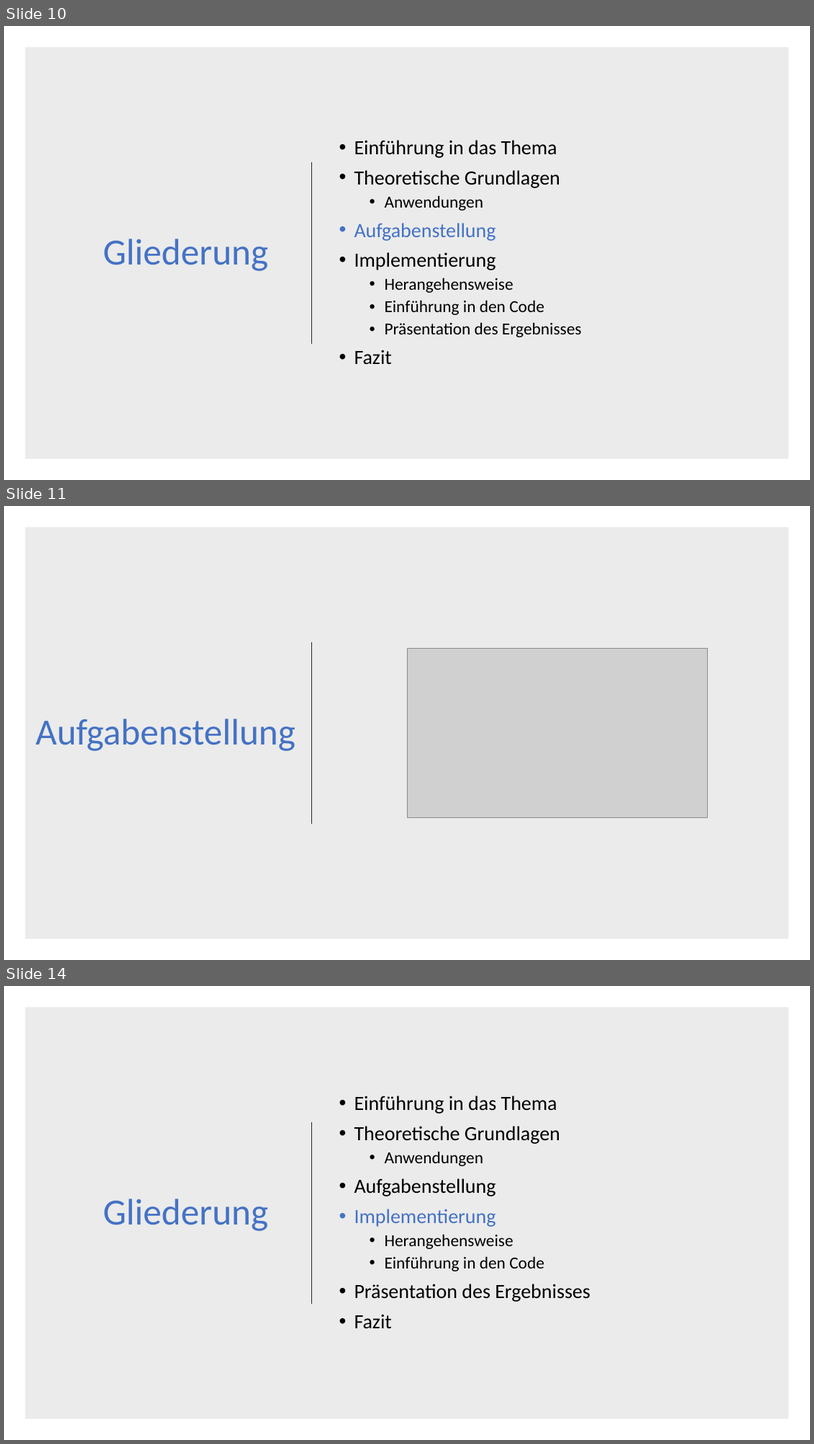
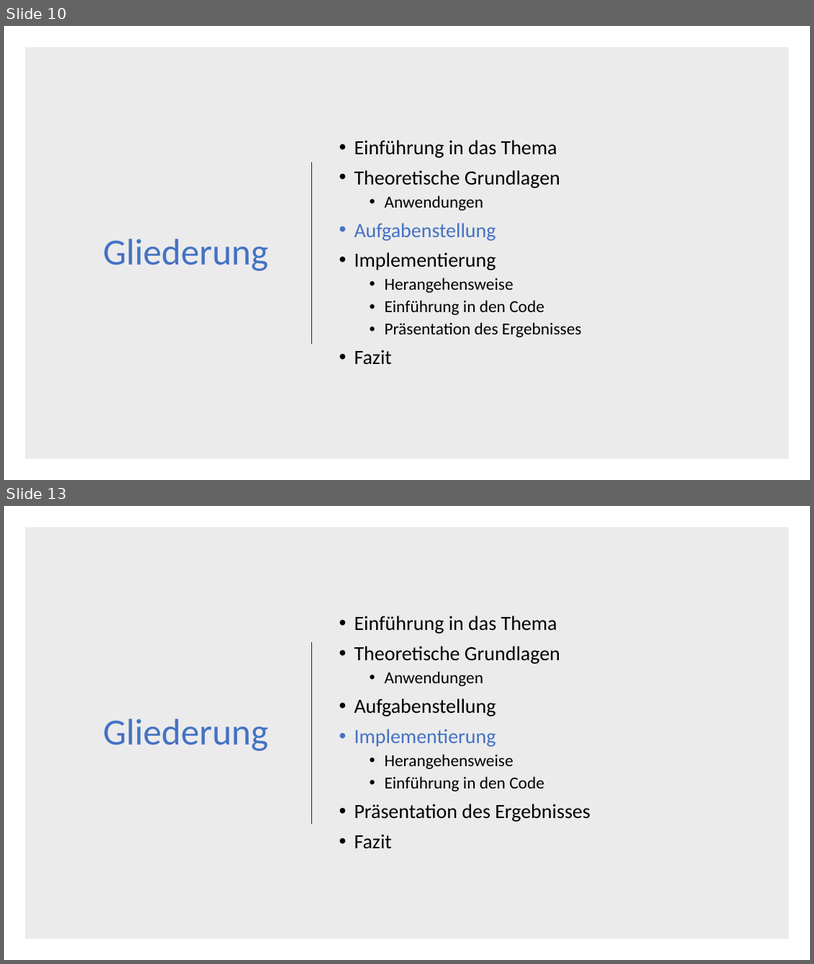
Before and after one commit to DerAlexx/Angewandte-Mathematik, a slide deck: Praktikum_6/Abgabe 6.pptx. Shown one above the other, each under a label of ours: slides 10, 11 and 14 before the commit, slides 10 and 13 after it; the slides between them are not shown. The pictures are 814x1444 and 814x964 pixels, drawn with LibreOffice and Linux fonts; fonts in the diff are those of the drawing; grey boxes stand for pictures. Boxes give left, top, right and bottom in pixels: in the first picture for what was removed or moved away, otherwise in the second. Text is boxed around its words. In the diff, an @@ line names an element or a change of style, - is before the commit and + after.

```diff
--- a/Praktikum_6/Abgabe 6.pptx
+++ b/Praktikum_6/Abgabe 6.pptx
@@ slide 11 removed at [4,506,810,960], background #FFFFFF @@
@@ rectangle removed at [25,527,790,939] @@
@@ line removed from (312, 642) to (312, 824) @@
@@ picture removed at [407,648,708,818] @@
@@ title removed at [36,718,296,751] @@
-Aufgabenstellung
@@ what was slide 14 is now slide 13 @@
```
Also in this commit, not shown: 4 slides changed, 2 slides added, 1 other slide removed.
